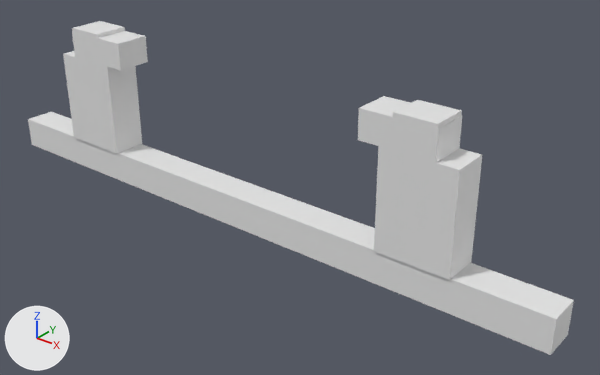
A saved change to the FBX model Meshes/Track.fbx.
Rendered twice from a camera (50 mm lens) standing at (1.373, -1.472, 0.98) and looking at (0.15, 0.058, 0.032). The axes (+X, +Y, +Z) are drawn at lower left. The lights are the same throughout. Where no turn or scale is listed for an object, it has been applied to the vertices. Vertices at the same position are counted once.

In view in the first picture: 'Track'.
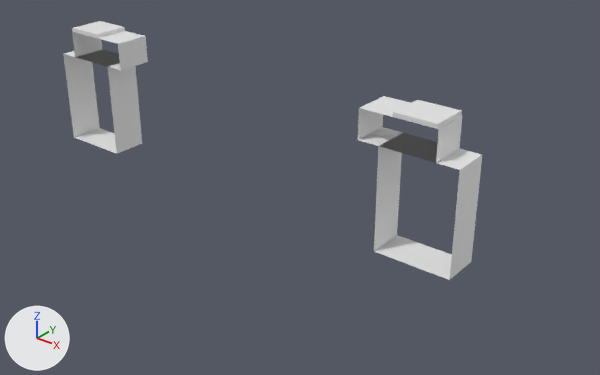
Location of each change, (x1, y1, x2, y2) in pixels of the pictures (600 x 375 px):
'Track', reshaped (23% narrower, 22% shorter)
    before: (28, 21, 574, 355)
    after: (63, 21, 482, 280)
part 1 of me_cube_006, deleted
    before: (28, 112, 574, 355)
part 2 of me_cube_006, deleted
    before: (358, 108, 460, 280)
part 3 of me_cube_006, deleted
    before: (63, 32, 121, 154)

The change in detail:
me_cube_006 has 60 vertices, 46 faces and spans x -0.9..0.9, y -0.05..0.05, z -0.09..0.35.
me_cube_006 is used by ob_track; location (0.0, 0.0, 0.0).
Verts and faces of me_cube_006; kept vertices keep their numbers, new ones are numbered from 60.
Before the commit, vertices of me_cube_006: 0 (0.46, -0.05, 0.0) at pixel (373, 251), 1 (0.46, -0.05, 0.27) at pixel (378, 146), 2 (0.46, 0.05, 0.0), 3 (0.46, 0.05, 0.27), 4 (0.66, -0.05, 0.0) at pixel (449, 280).
Before the commit, vertices of me_cube_006: 5 (0.66, -0.05, 0.27) at pixel (459, 169), 6 (0.66, 0.05, 0.0) at pixel (471, 261), 7 (0.66, 0.05, 0.27) at pixel (482, 154), 8 (0.4, -0.05, 0.27) at pixel (357, 140), 9 (0.4, -0.05, 0.34) at pixel (358, 107).
Before the commit, vertices of me_cube_006: 10 (0.4, 0.05, 0.27), 11 (0.4, 0.05, 0.34) at pixel (384, 95), 12 (0.6, -0.05, 0.27) at pixel (436, 162), 13 (0.6, -0.05, 0.34) at pixel (438, 129), 14 (0.6, 0.05, 0.27) at pixel (459, 148).
Before the commit, vertices of me_cube_006: 15 (0.6, 0.05, 0.34) at pixel (462, 115), 18 (0.49, 0.05, 0.34), 19 (0.49, 0.05, 0.35) at pixel (417, 99), 22 (0.6, 0.05, 0.34) at pixel (461, 115), 23 (0.6, 0.05, 0.35) at pixel (461, 110).
Before the commit, vertices of me_cube_006: 24 (-0.6, 0.05, 0.34), 33 (-0.46, -0.05, 0.0) at pixel (116, 153), 34 (-0.46, -0.05, 0.27) at pixel (107, 66), 35 (-0.46, 0.05, 0.0) at pixel (142, 143), 36 (-0.46, 0.05, 0.27).
Before the commit, vertices of me_cube_006: 37 (-0.66, -0.05, 0.0) at pixel (73, 137), 38 (-0.66, -0.05, 0.27) at pixel (63, 53), 39 (-0.66, 0.05, 0.0), 40 (-0.66, 0.05, 0.27), 41 (-0.4, -0.05, 0.27) at pixel (120, 70).
Before the commit, vertices of me_cube_006: 42 (-0.4, -0.05, 0.34) at pixel (117, 43), 43 (-0.4, 0.05, 0.27) at pixel (147, 62), 44 (-0.4, 0.05, 0.34) at pixel (145, 36), 45 (-0.6, -0.05, 0.27) at pixel (75, 57), 46 (-0.6, -0.05, 0.34) at pixel (71, 31).
Before the commit, vertices of me_cube_006: 47 (-0.6, 0.05, 0.27), 48 (-0.6, 0.05, 0.34), 51 (-0.49, 0.05, 0.34) at pixel (124, 30), 52 (-0.49, 0.05, 0.35) at pixel (124, 27), 55 (-0.6, 0.05, 0.35) at pixel (99, 20).
me_cube_006 part 1: the loose piece of 12 vertices spanning x -0.9..0.9, y -0.05..0.04, z -0.09..0.0 is deleted.
Part 2, on me_cube_006:
Faces deleted: (2, 3, 7, 6), (0, 4, 5, 1), (10, 11, 15, 14), (8, 12, 13, 9), (18, 19, 23, 22).
Part 3, on me_cube_006:
Faces deleted: (35, 39, 40, 36), (33, 34, 38, 37), (43, 47, 48, 44), (41, 42, 46, 45), (24, 55, 52, 51).
